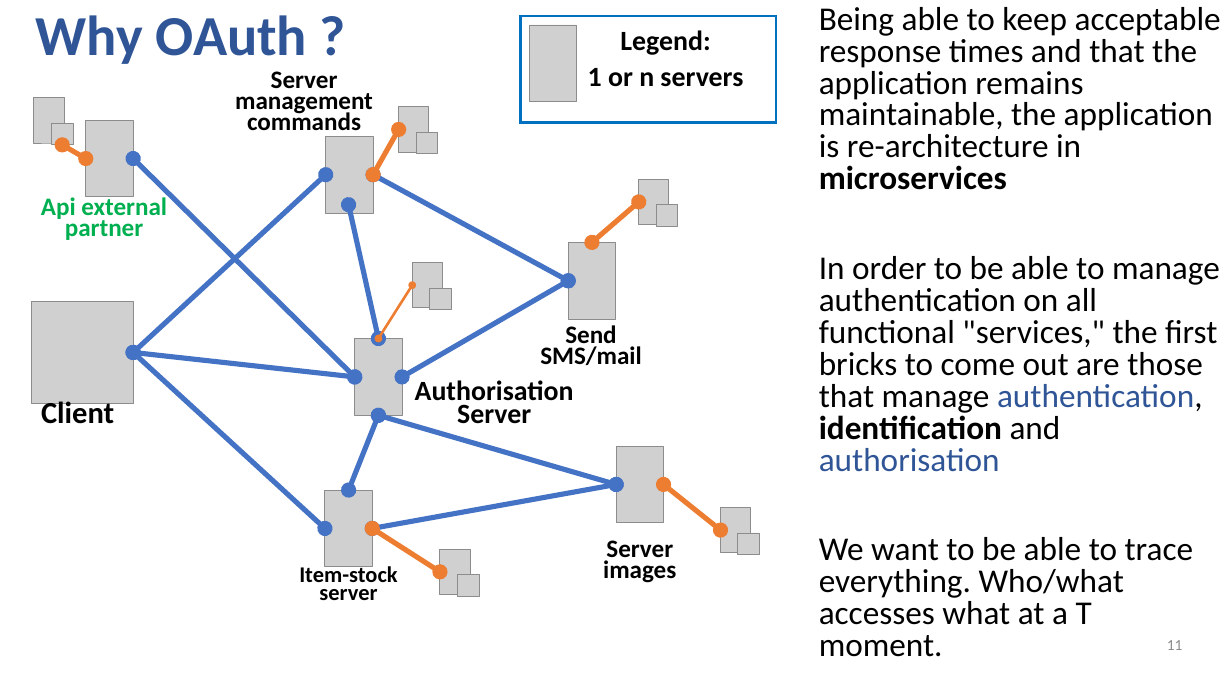
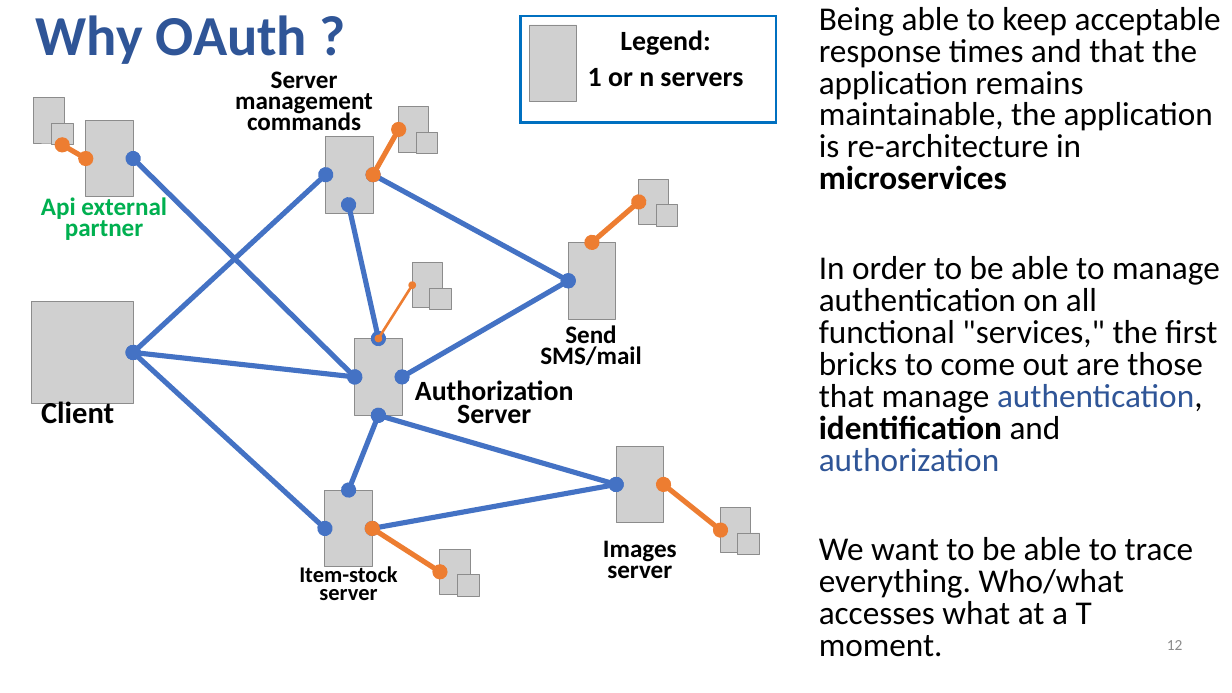
Before and after one commit to guillaume-chervet/course.rest, a slide deck: slide 12 of documentations/OIDC english.pptx (slide 11 before the commit). Drawn at 1232x693 pixels with LibreOffice and Linux fonts; fonts in the diff are those of the drawing; grey boxes stand for pictures. Boxes give left, top, right and bottom in pixels: in the first picture for what was removed or moved away, otherwise in the second. Text is boxed around its words. In the diff, an @@ line names an element or a change of style, - is before the commit and + after.

```diff
--- a/documentations/OIDC english.pptx
+++ b/documentations/OIDC english.pptx
@@ text at (x1=819, y1=256, x2=1220, y2=472): text changed @@
-In order to be able to manage authentication on all functional "services," the first bricks to come out are those that manage authentication, identification and authorisation
+In order to be able to manage authentication on all functional "services," the first bricks to come out are those that manage authentication, identification and authorization
@@ text at (x1=415, y1=380, x2=574, y2=424): text changed @@
-Authorisation Server
+Authorization Server
@@ text at (x1=603, y1=540, x2=677, y2=579): text changed @@
-Server images
+Images server
@@ page number at (x1=1167, y1=640, x2=1183, y2=650): text changed @@
-11
+12
```
Also in this commit, not shown: 7 other slides changed, 15 slides added, 4 slides removed.
